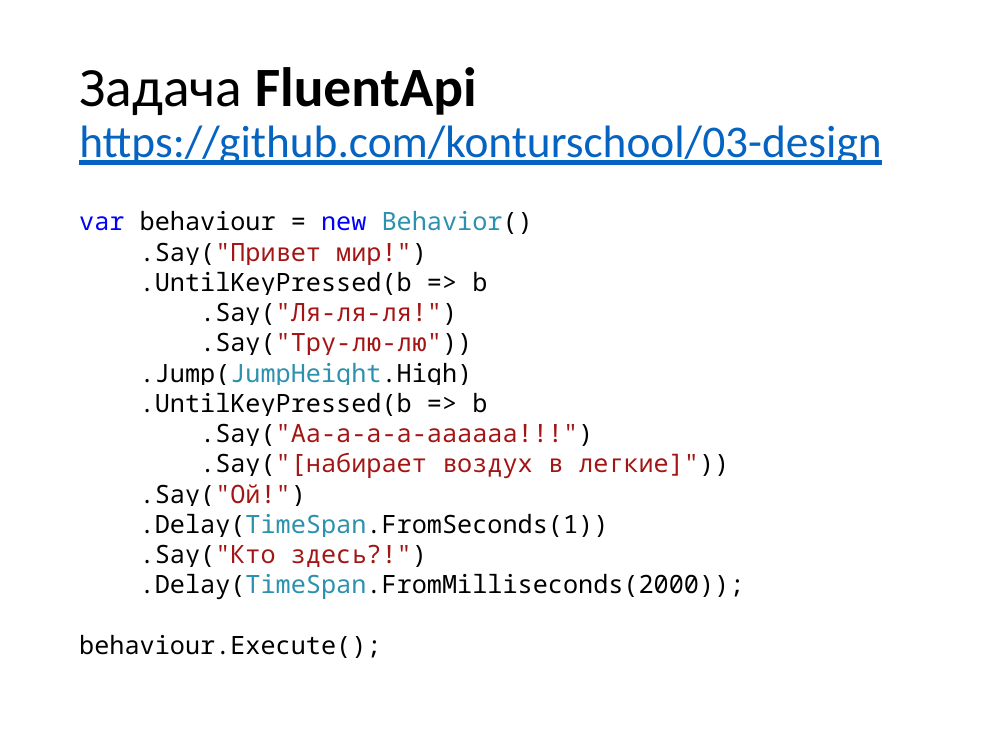
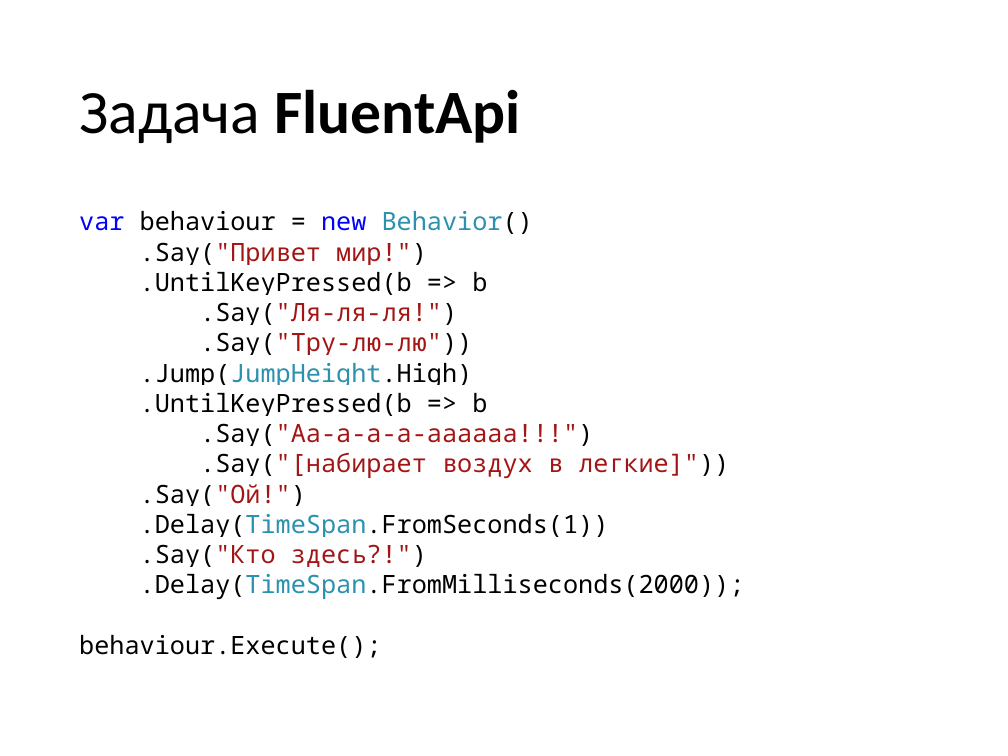
Before and after one commit to valertron/design, a slide deck: slide 17 of Design.pptx. Drawn at 1008x756 pixels with LibreOffice and Linux fonts; fonts in the diff are those of the drawing. Boxes give left, top, right and bottom in pixels: in the first picture for what was removed or moved away, otherwise in the second. Text is boxed around its words. In the diff, an @@ line names an element or a change of style, - is before the commit and + after.

```diff
--- a/Design.pptx
+++ b/Design.pptx
@@ title at bbox=[79, 89, 520, 143]: text changed; size 32.4 to 44 pt; text colour #0563C1 to #000000; bold on @@
-Задача FluentApi
-https://github.com/konturschool/03-design
+Задача FluentApi
```
Also in this commit, not shown: 3 other slides changed, 1 slide added, 1 slide removed, 39 other files.
